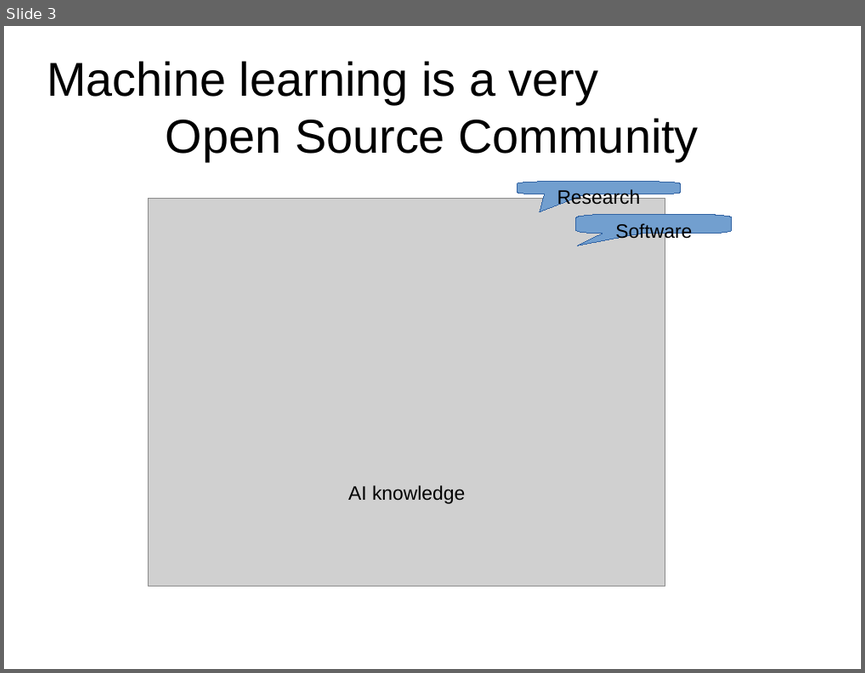
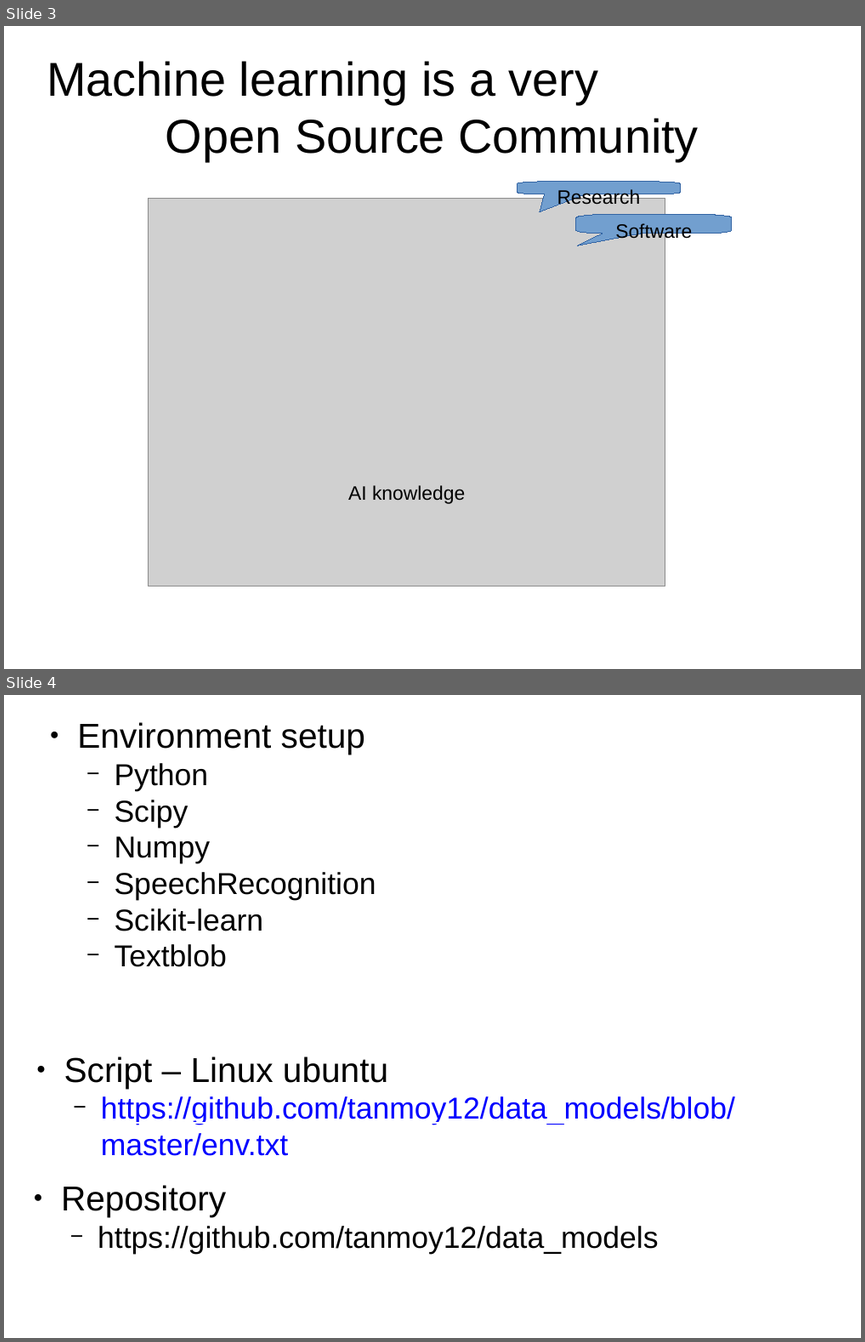
Before and after one commit to tanmoyAtb/data_models, a slide deck: models.pptx. Shown one above the other, each under a label of ours: slide 3 before the commit, slides 3 and 4 after it. The pictures are 865x673 and 865x1342 pixels, drawn with LibreOffice and Linux fonts; fonts in the diff are those of the drawing; grey boxes stand for pictures. Boxes give left, top, right and bottom in pixels: in the first picture for what was removed or moved away, otherwise in the second. Text is boxed around its words. In the diff, an @@ line names an element or a change of style, - is before the commit and + after.

```diff
--- a/models.pptx
+++ b/models.pptx
@@ slide 4 added at (4, 695, 861, 1338), background #FFFFFF @@
@@ text added at (77, 722, 376, 967), 28 pt, text #000000 @@
+● Environment setup
+  − Python
+  − Scipy
+  − Numpy
+  − SpeechRecognition
+  − Scikit-learn
+  − Textblob
@@ text added at (64, 1056, 735, 1156), 28 pt, text #0000FF, underline @@
+● Script – Linux ubuntu
+  − https://github.com/tanmoy12/data_models/blob/master/env.txt
@@ text added at (61, 1185, 658, 1253), 28 pt, text #000000 @@
+● Repository
+  − https://github.com/tanmoy12/data_models
```
Also in this commit, not shown: 14 other slides added, 1 slide removed, 4 other files.
